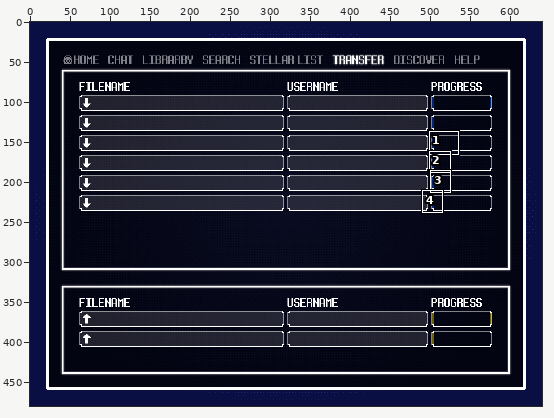
Pixel-art file, stored at languages/tr_TR/assets/images/overworldObjects/foundry/napster.ase. The picture above shows the old version from afar; the outline marks the close-up.
Close-up. Before the commit:
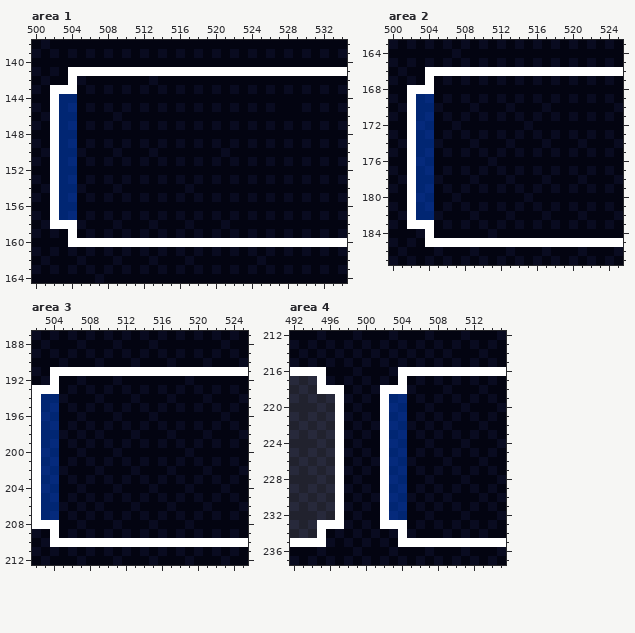
640x480 pixels, 1 frame. Colours within 5 levels of each other are drawn and written as one. Shown: area 1: x 500..534, y 138..164; area 2: x 500..525, y 163..187; area 3: x 502..525, y 187..212; area 4: x 492..515, y 212..237. The commit also changed other parts of the picture, which this record leaves out.
Once edited:
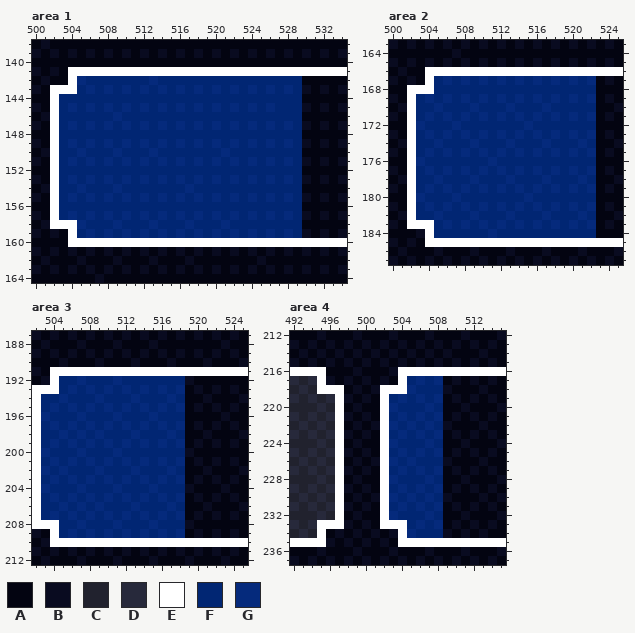
Palette (. is transparent): A #030411  B #090b20  C #21222e  D #27293b  E #ffffff  F #012673  G #052a7c
Changes in this commit:
Changed rows in their new state; - is an unchanged pixel.
Area 1, layer "Layer 3":
first column x 505:
142 GFFFFFFFGFFFFFFFFFFFFFFFF
143 FGFGFGFGFGFGFGFGFGFGFGFGF
144 FFFFFFFFFFFFFFFFFFFFFFFFF
145 FGFGFGFGFGFGFGFGFGFGFGFFF
146 FFFFGFFFFFFFFFFFFFFFFFFFF
147 FGFGFGFGFGFGFGFGFGFGFGFGF
148 FFFFFFFFFFFFFFFFFFFFFFFFF
149 FGFGFGFGFGFGFGFGFGFGFGFGF
150 GFFFGFFFGFFFFFFFGFFFFFFFF
151 FGFGFGFGFGFGFGFGFGFGFGFGF
152 FFFFFFFFFFFFFFFFFFFFFFFFF
153 FGFGFGFGFGFGFGFGFGFGFGFGF
154 GFFFGFFFFFFFGFFFFFFFFFFFF
155 FGFGFGFGFGFGFGFGFGFGFGFGF
156 FFFFFFFFFFFFFFFFFFFFFFFFF
157 FGFGFGFGFGFGFGFGFGFGFGFGF
158 GFFFGFFFGFFFGFFFGFFFFFFFF
159 FGFGFGFGFGFGFGFGFGFGFGFGF
Area 2, layer "Layer 3":
first column x 505:
167 FGFGFGFGFGFGFGFGFG
168 FFFFFFFFFFFFFFFFFF
169 FGFGFGFGFGFGFGFGFG
170 GFFFGFFFGFFFGFFFFF
171 FGFGFGFGFGFGFGFGFG
172 FFGFFFFFFFGFFFFFFF
173 FGFGFGFGFGFGFGFGFG
174 GFFFGFFFGFFFGFFFGF
175 FGFGFGFGFGFGFGFGFG
176 FFFFFFGFFFFFFFFFFF
177 FGFGFGFGFGFGFGFGFG
178 GFFFGFFFGFFFGFFFGF
179 FGFGFGFGFGFGFGFGFG
180 FFGFFFFFFFGFFFFFFF
181 FGFGFGFGFGFGFGFGFG
182 GFFFGFFFGFFFGFFFGF
183 FGFGFGFGFGFGFGFGFG
184 FFFFFFGFFFFFFFFFFF
Area 3, layer "Layer 3":
first column x 505:
192 FFGFFFGFFFFFFF
193 FGFGFGFGFGFGFG
194 GFFFGFFFGFFFGF
195 FGFGFGFGFGFGFG
196 FFGFFFGFFFGFFF
197 FGFGFGFGFGFGFG
198 GFGFGFFFGFFFGF
199 FGFGFGFGFGFGFG
200 FFGFFFGFFFFFFF
201 FGFGFGFGFGFGFG
202 GFFFGFFFGFFFGF
203 FGFGFGFGFGFGFG
204 FFGFFFGFFFGFFF
205 FGFGFGFGFGFGFG
206 GFGFGFFFGFFFGF
207 FGFGFGFGFGFGFG
208 FFGFFFGFFFGFFF
209 FGFGFGFGFGFGFG
Area 4, layer "Layer 3":
first column x 505:
217 FGFG
218 GFFF
219 FGFG
220 FFGF
221 FGFG
222 GFGF
223 FGFG
224 FFGF
225 FGFG
226 GFFF
227 FGFG
228 FFGF
229 FGFG
230 GFGF
231 FGFG
232 FFGF
233 FGFG
234 GFFF
Pixel boxes of the changes (left, top, right, bottom) in both close-ups:
changed: (77, 76, 302, 238)
changed: (434, 76, 596, 238)
changed: (59, 376, 185, 538)
changed: (407, 376, 443, 538)
